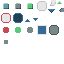
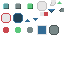
Before/after of a 64x64 layered artwork. What changed in the layer stack:
removed layer "Pasted Layer" over [4, 40, 8, 44]
painted on "Background" over [40, 12, 48, 16]
